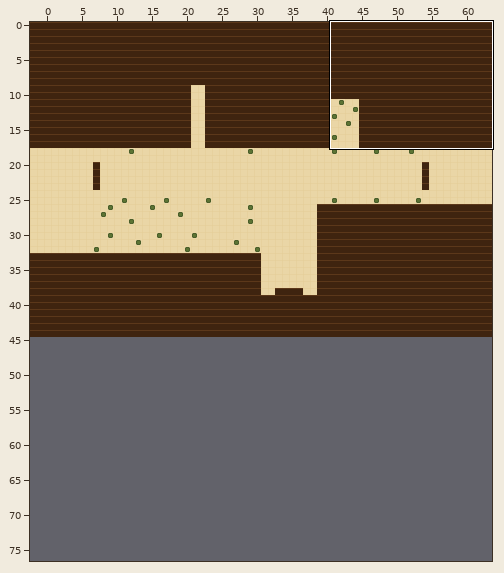
Tiled map (JSON), stored at maps/city.tmj. Above, an overview of the earlier version with the close-up marked.
Close-up. First the earlier version:
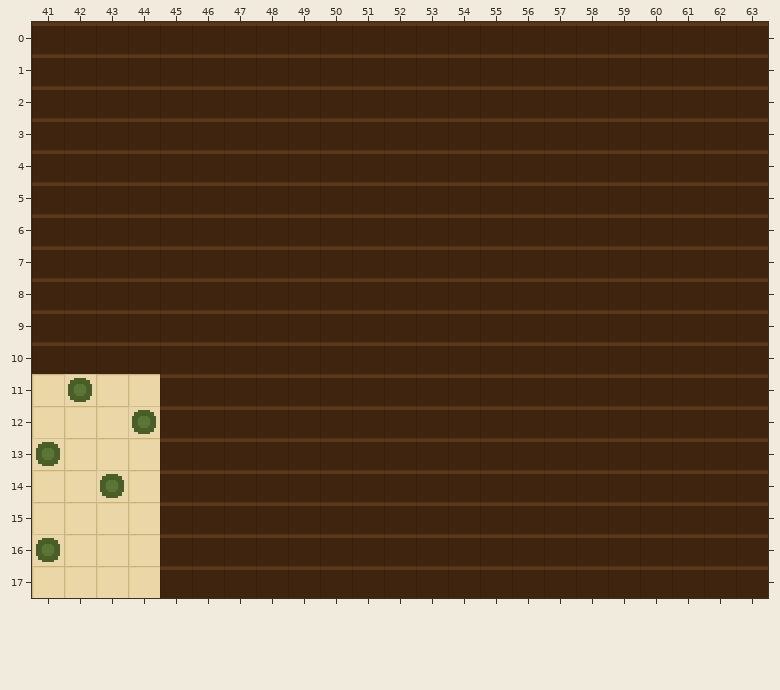
Cells are 16x16 px. Shown: x 41..63, y 0..17. The commit also changed other parts of the map, which this record leaves out. The old version is drawn lined up with the new one.
Once edited:
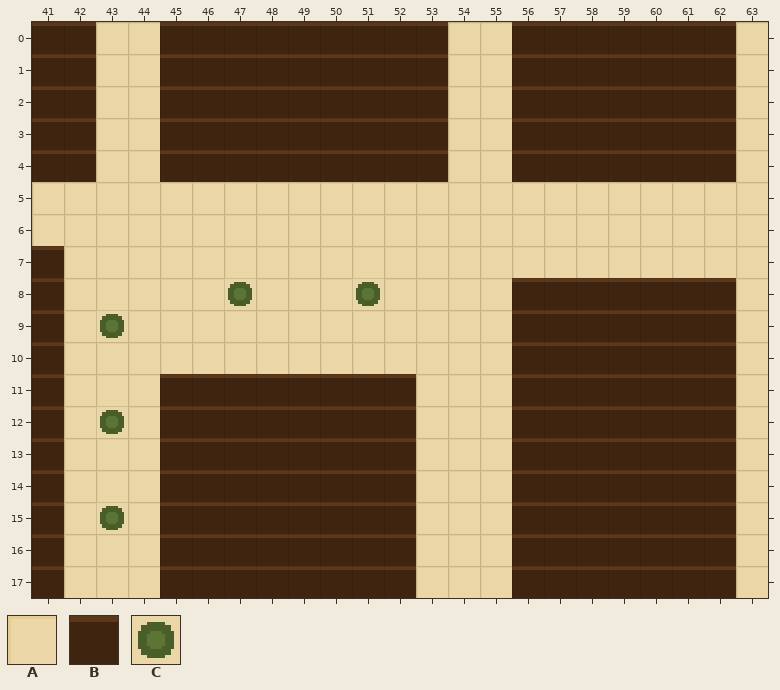
Key: from "draft": A 0, B 1, C 3.
_ is an empty cell.
Difference:
map size 66x45 -> 64x77 cells (old content now starts at -2,0; both pictures use the new coordinates)
Layer "ground":
Tile B becomes tile A in rows 0 to 4 at x 43 to 44, 54 to 55 and 63; in rows 5 to 6 at x 41 to 63; in row 7 at x 42 to 63; in row 8 at x 42 to 46, 48 to 50, 52 to 55 and 63; in row 9 at x 42, 44 to 55 and 63; in row 10 at x 42 to 55 and 63.
Tile B becomes tile A in rows 11 to 17 at x 53 to 55 and 63.
Tile C becomes tile A in row 11 at x 42; in row 12 at x 44; in row 14 at x 43.
Tile A becomes tile B in rows 11 to 12 at x 41; in rows 14 to 15 at x 41; in row 17 at x 41.
Tile C becomes tile B in row 13 at x 41; in row 16 at x 41.
Tile A becomes tile C in row 12 at x 43; in row 15 at x 43.
Tile B becomes tile C in row 8 at x 47 and 51; in row 9 at x 43.
